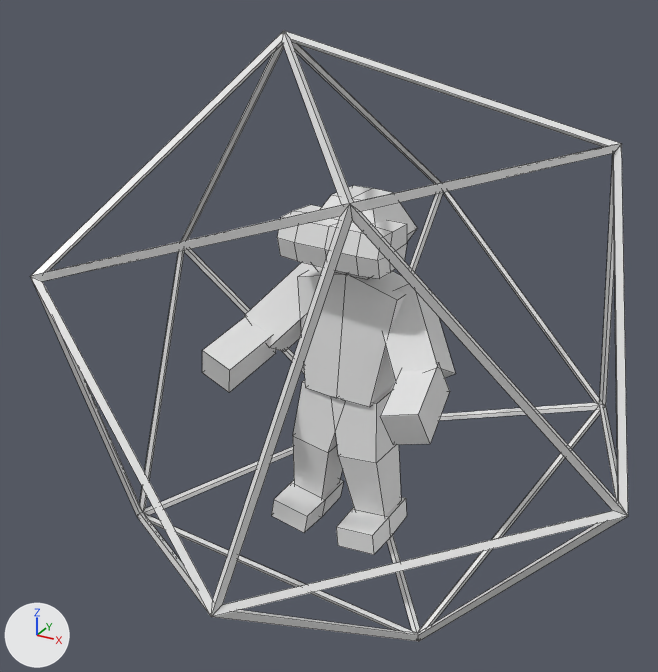
Two versions of the FBX model Artwork/3d_cyberspace/exports/SM_TheChild.fbx, one commit apart.
The view is the same before and after, from a 50 mm camera at (-25.94, 7.56, -33.26) aimed at (-28.96, 13.05, -36.0). The lights are fixed; the arrows at lower left show +X, +Y and +Z. Mesh edges are drawn as thin lines. Where no turn or scale is listed for an object, it has been applied to the vertices.
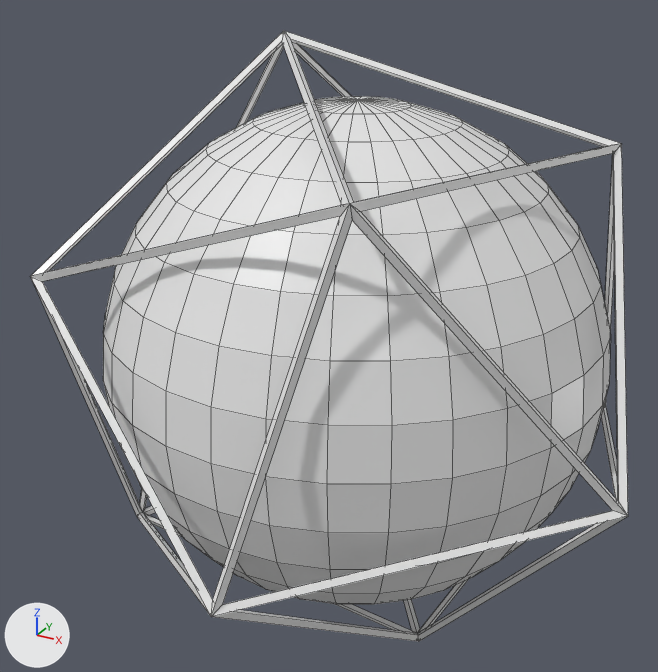
Commit message: new TheChild

Pixel boxes (x1, y1, x2, y2) of what changed, in the pictures (658 x 672 px):
'Sphere', added
    after: (103, 96, 611, 605)
'Cube', unchanged, covered by the edit
    before: (202, 185, 455, 555)

What the commit changed:
Material 'M_Portal' (mat_m_portal) is new.
Its base color is (0.8, 0.8, 0.8) (white #e7e7e7).
Its roughness is 0.4.
Mesh me_sphere is new.
It is a UV sphere (32 segments, 16 rings, poles along z) spanning x -1.84..1.84, y -1.84..1.84, z -1.84..1.84.
It uses material mat_m_portal (white #e7e7e7).
Object 'Sphere' (ob_sphere) is new; it shows me_sphere.
Its location is (-28.774, 13.105, -36.096).
